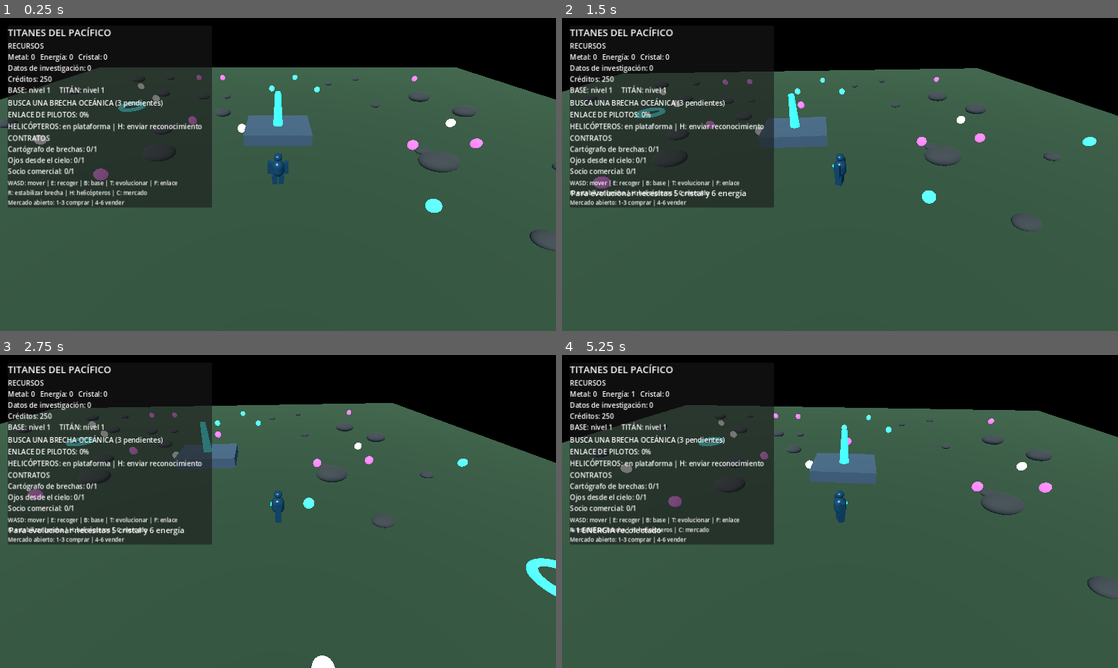
Above: before the commit, frames 1-4 (two rows, left to right).
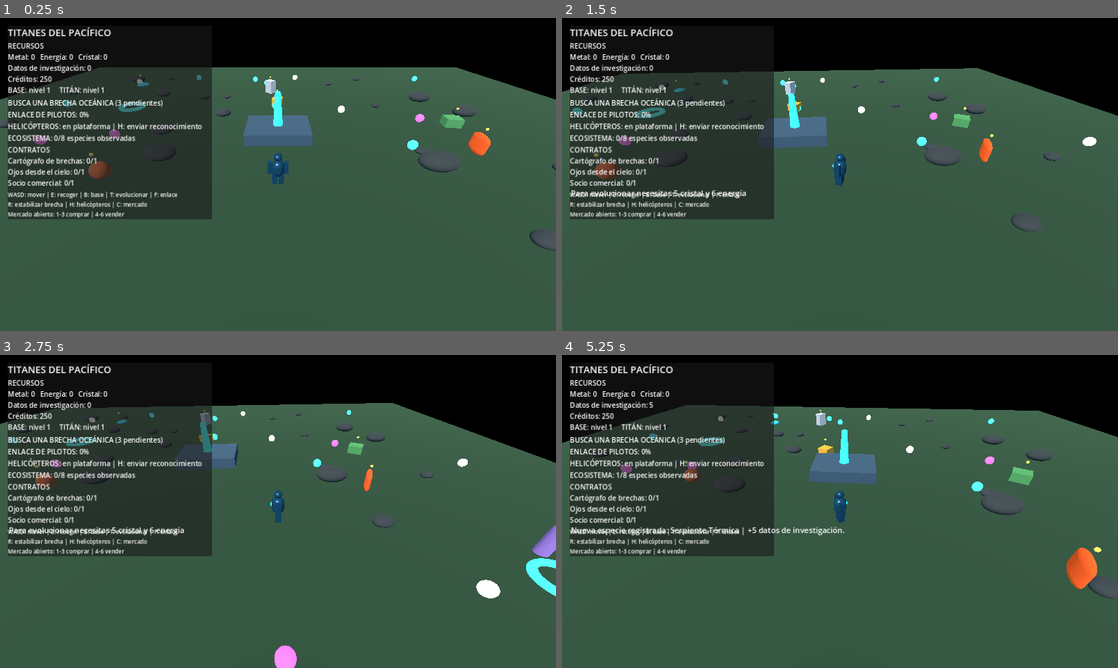
Above: after the commit, the same moments.

Repository: edwjacpinros2012-dev/Titanes-del-Pac-fico-
Game: Godot game, scene res://scenes/main.tscn
Same seed, same stepped clock (60 frames per second), same inputs: the game is played once before the commit and once after it.
Inputs:
- Up to frame 1 (0.25 s): no input
- Up to frame 2 (1.5 s): hold D (move_right) 0.53-1.28 s; hold E (collect) 0.53-1.28 s; hold S (move_back) from 1.28 s (still down); tap T (evolve_titan) at 1.35 s
- Up to frame 3 (2.75 s): release S (move_back) at 2.03 s; hold D (move_right) from 2.03 s (still down); hold 3 (market_buy_crystal) from 2.03 s (still down)
- Up to frame 4 (5.25 s): release D (move_right) at 2.78 s; release 3 (market_buy_crystal) at 2.78 s; hold W (move_forward) 2.78-3.53 s; tap 2 (market_buy_energy) at 2.85 s; hold 1 (market_buy_metal) 3.53-4.28 s; hold A (move_left) 3.53-5.03 s; tap 6 (market_sell_crystal) at 4.35 s; hold S (move_back) from 5.03 s (still down); hold 5 (market_sell_energy) from 5.03 s (still down)

The runs differ from the first frame. In frame 1, 4.5% of the frame differs, in the area x 1-89%, y 18-65%; in frame 2, 4.3%; in frame 3, 4.9%; in frame 4, 5.1%, in the area x 1-97%, y 11-75%.

Commit message:
Integrate roaming creature ecosystem and research discoveries into main scene

Diff:
--- a/scripts/main.gd
+++ b/scripts/main.gd
@@ -14,8 +14,10 @@
 var trade_manager: TradeManager
 var contract_manager: ContractManager
 var helicopter_manager: HelicopterScoutManager
+var creature_manager: CreatureEcosystemManager
 var contracts_label: Label
 var helicopter_label: Label
+var creature_label: Label
 var market_label: Label
 var market_open: bool = false
 var research_data: int = 0
@@ -51,6 +53,8 @@
 		contracts_label.text = contract_manager.get_summary_text()
 	if helicopter_label and helicopter_manager:
 		helicopter_label.text = helicopter_manager.get_status_text()
+	if creature_label and creature_manager:
+		creature_label.text = creature_manager.get_status_text()
 	if market_label and market_open and trade_manager:
 		market_label.text = trade_manager.get_market_text()
 
@@ -190,6 +194,17 @@
 	helicopter_manager.name = "HelicopterScoutManager"
 	add_child(helicopter_manager)
 	helicopter_manager.scouting_completed.connect(_on_scouting_completed)
+
+	creature_manager = CreatureEcosystemManager.new()
+	creature_manager.name = "CreatureEcosystemManager"
+	add_child(creature_manager)
+	creature_manager.set_player_target(player)
+	creature_manager.creature_observed.connect(_on_creature_observed)
+
+func _on_creature_observed(display_name: String, research_reward: int) -> void:
+	research_data += research_reward
+	_update_hud()
+	_show_status("Nueva especie registrada: " + display_name + " | +" + str(research_reward) + " datos de investigación.")
 
 func _on_synchronization_started() -> void:
 	_show_status("¡Enlace de pilotos sincronizado! Movilidad mejorada temporalmente.")
@@ -371,6 +386,8 @@
 	column.add_child(sync_label)
 	helicopter_label = Label.new()
 	column.add_child(helicopter_label)
+	creature_label = Label.new()
+	column.add_child(creature_label)
 	contracts_label = Label.new()
 	contracts_label.autowrap_mode = TextServer.AUTOWRAP_WORD_SMART
 	column.add_child(contracts_label)
